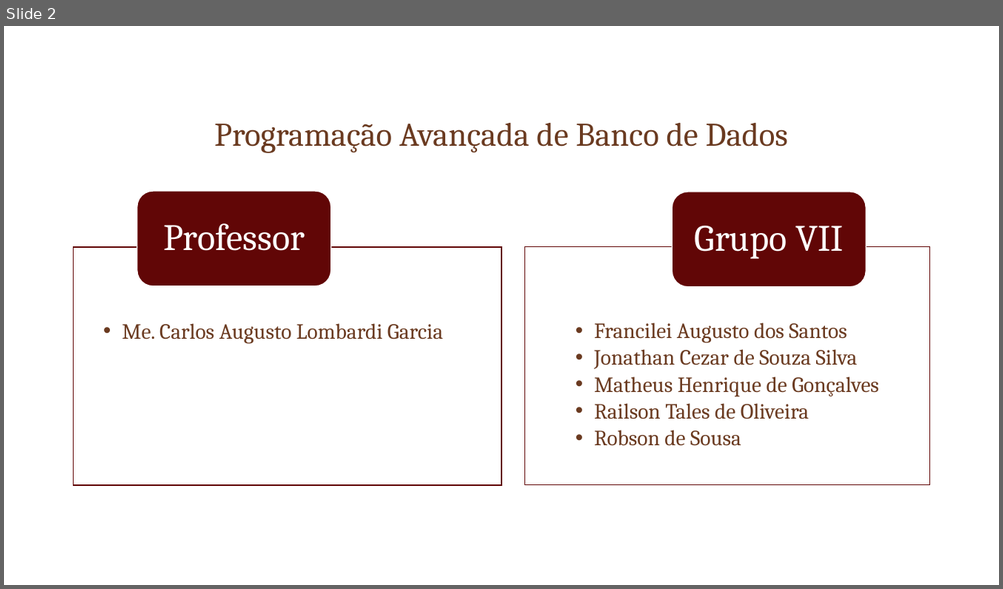
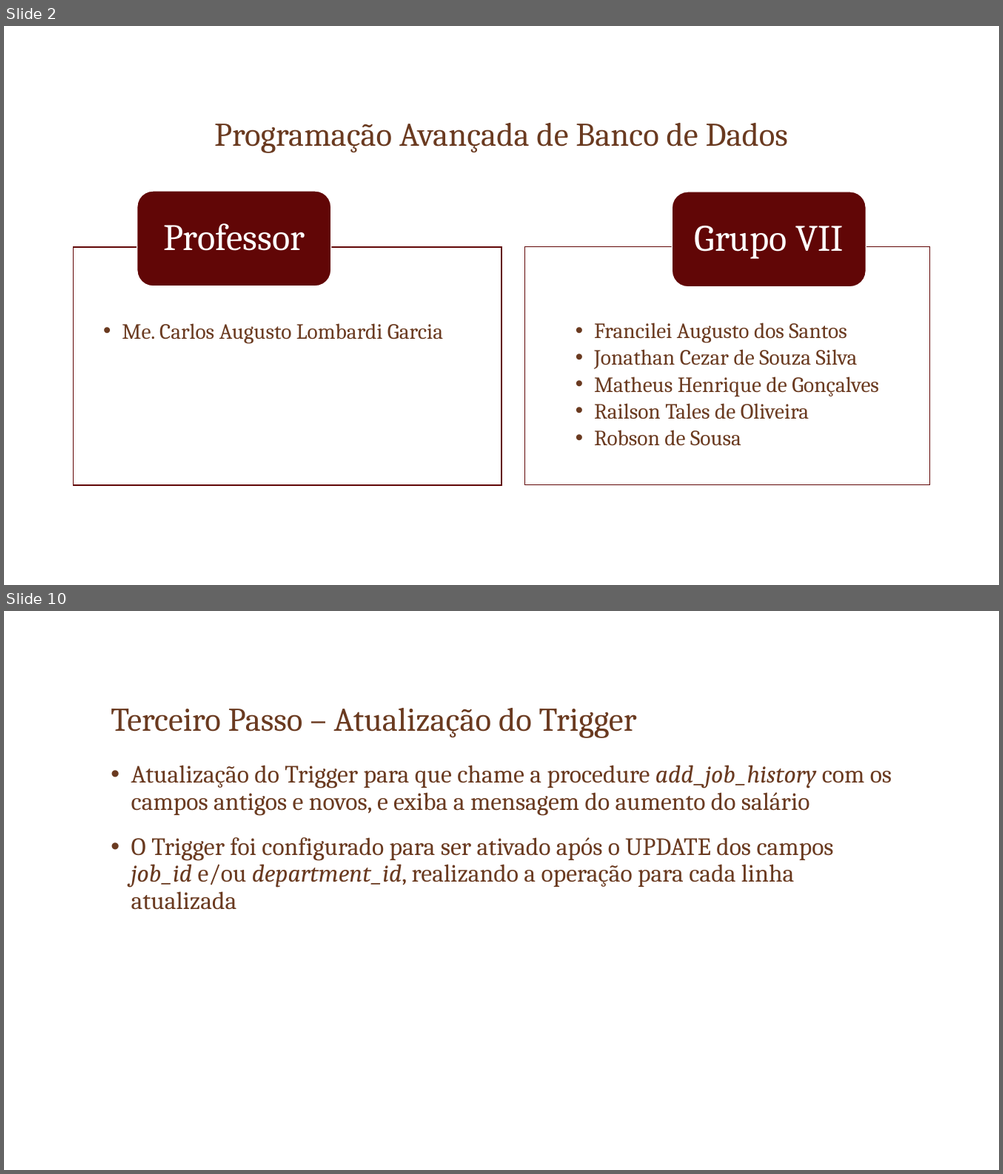
Before and after one commit to robsoncartes/group-vii-triggers, a slide deck: SlideApresentacao/TRIGGERS.pptx. Shown one above the other, each under a label of ours: slide 2 before the commit, slides 2 and 10 after it; the slides between them are not shown. The pictures are 1003x589 and 1003x1174 pixels, drawn with LibreOffice and Linux fonts; fonts in the diff are those of the drawing; background and template pictures are left out. Boxes give left, top, right and bottom in pixels: in the first picture for what was removed or moved away, otherwise in the second. Text is boxed around its words. In the diff, an @@ line names an element or a change of style, - is before the commit and + after.

```diff
--- a/SlideApresentacao/TRIGGERS.pptx
+++ b/SlideApresentacao/TRIGGERS.pptx
@@ slide 10 added at (4, 611, 999, 1170), background picture (left out) @@
@@ title added at (111, 708, 637, 738), 32 pt, text #6A3A20 @@
+Terceiro Passo – Atualização do Trigger
@@ text added at (131, 765, 891, 910), 24 pt, text #6A3A20 @@
+• Atualização do Trigger para que chame a procedure add_job_history com os campos antigos e novos, e exiba a mensagem do aumento do salário
+• O Trigger foi configurado para ser ativado após o UPDATE dos campos job_id e/ou department_id, realizando a operação para cada linha atualizada
```
Also in this commit, not shown: 2 slides changed, 6 other slides added, 12 slides removed, 5 other files.
